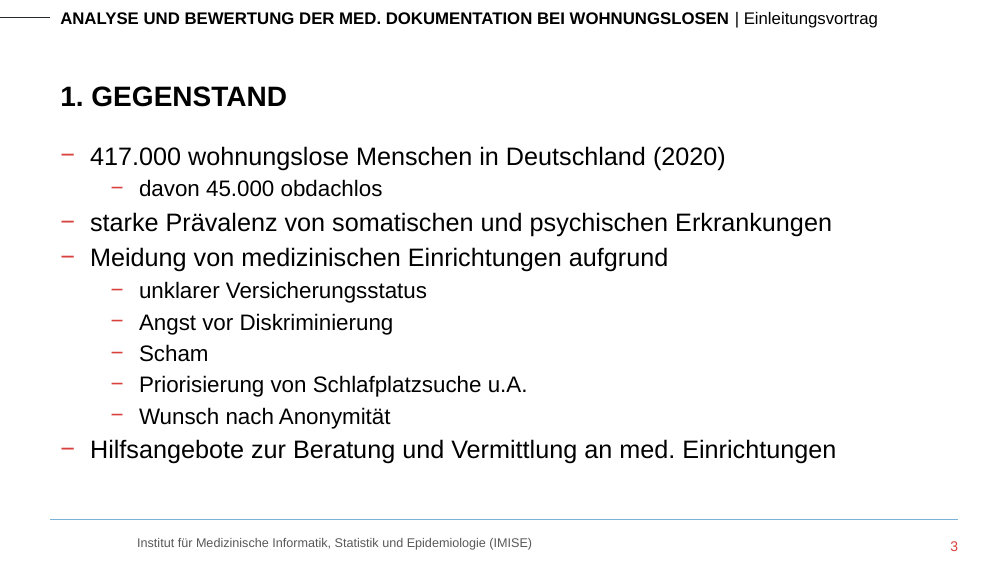
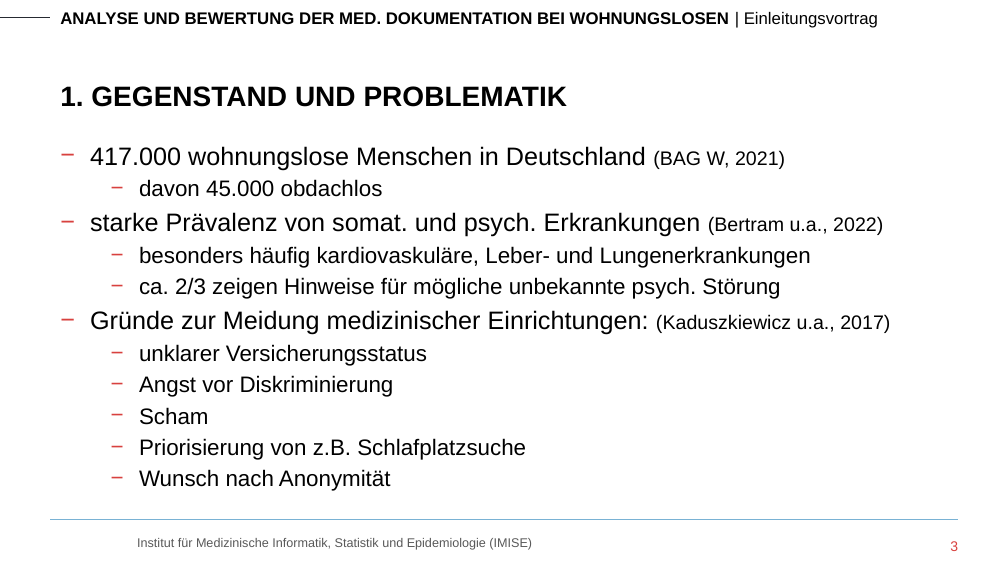
Before and after one commit to RoKuen/masterthesis, a slide deck: slide 3 of Presentations/1_presentation.pptx. Drawn at 1008x567 pixels with LibreOffice and Linux fonts; fonts in the diff are those of the drawing; background and template pictures are left out. Boxes give left, top, right and bottom in pixels: in the first picture for what was removed or moved away, otherwise in the second. Text is boxed around its words. In the diff, an @@ line names an element or a change of style, - is before the commit and + after.

```diff
--- a/Presentations/1_presentation.pptx
+++ b/Presentations/1_presentation.pptx
@@ title at (60, 86, 567, 107): text changed @@
-1. GEGENSTAND
+1. GEGENSTAND UND PROBLEMATIK
@@ text at (90, 146, 785, 170): text changed @@
-− 417.000 wohnungslose Menschen in Deutschland (2020)
+− 417.000 wohnungslose Menschen in Deutschland (BAG W, 2021)
@@ text at (90, 212, 890, 335): text changed; size 18 to 16 pt @@
-− starke Prävalenz von somatischen und psychischen Erkrankungen
-− Meidung von medizinischen Einrichtungen aufgrund
+− starke Prävalenz von somat. und psych. Erkrankungen (Bertram u.a., 2022)
+  − besonders häufig kardiovaskuläre, Leber- und Lungenerkrankungen
+  − ca. 2/3 zeigen Hinweise für mögliche unbekannte psych. Störung
+− Gründe zur Meidung medizinischer Einrichtungen: (Kaduszkiewicz u.a., 2017)
@@ text at (90, 439, 836, 464): paragraph removed @@
-− Hilfsangebote zur Beratung und Vermittlung an med. Einrichtungen
@@ text at (139, 438, 526, 460): text changed @@
-  − Priorisierung von Schlafplatzsuche u.A.
+  − Priorisierung von z.B. Schlafplatzsuche
```
Also in this commit, not shown: 6 other slides changed, 4 slides added.
